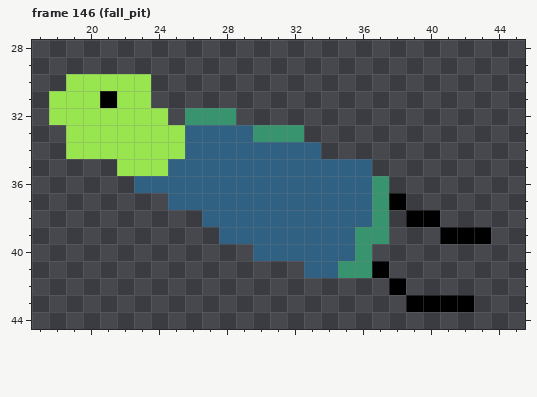
Edited in one commit: pixel-art file (scenes/player/player.aseprite). Above, as it was before the edit.
64x64 pixels, 156 frames. Shown: frame 146 (fall_pit): x 17..45, y 28..44. The commit also changed other frames, which this record leaves out.
After:
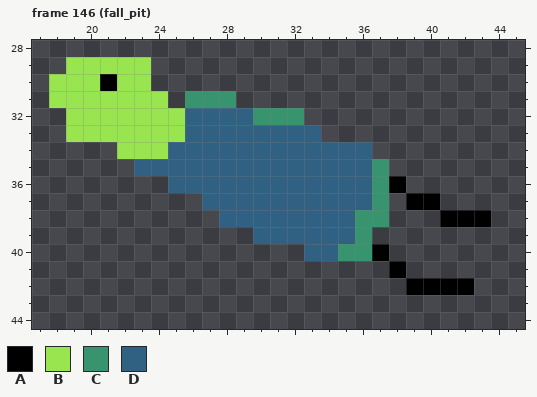
Palette (. is transparent): A #000000  B #99e550  C #37946e  D #306082
Commit: Tweak fall, fix combo bug
Diff:
{"where": "frame 146 (fall_pit)"}
{"frame":146,"y":29,"x":19,"old":".....","new":"BBBBB"}
{"frame":146,"y":30,"x":18,"old":".","new":"B"}
{"frame":146,"y":30,"x":21,"old":"B","new":"A"}
{"frame":146,"y":31,"x":21,"old":"A","new":"B"}
{"frame":146,"y":31,"x":24,"old":".","new":"B"}
{"frame":146,"y":31,"x":26,"old":"...","new":"CCC"}
{"frame":146,"y":32,"x":18,"old":"B","new":"."}
{"frame":146,"y":32,"x":25,"old":".CCC....","new":"BDDDDCCC"}
{"frame":146,"y":33,"x":30,"old":"CCC.","new":"DDDD"}
{"frame":146,"y":34,"x":19,"old":"BBB","new":"..."}
{"frame":146,"y":34,"x":25,"old":"B","new":"D"}
{"frame":146,"y":34,"x":34,"old":"...","new":"DDD"}
{"frame":146,"y":35,"x":22,"old":"BBB","new":".DD"}
{"frame":146,"y":35,"x":37,"old":".","new":"C"}
{"frame":146,"y":36,"x":23,"old":"DD","new":".."}
{"frame":146,"y":36,"x":38,"old":".","new":"A"}
{"frame":146,"y":37,"x":25,"old":"DD","new":".."}
{"frame":146,"y":37,"x":38,"old":"A..","new":".AA"}
{"frame":146,"y":38,"x":27,"old":"D","new":"."}
{"frame":146,"y":38,"x":36,"old":"D","new":"C"}
{"frame":146,"y":38,"x":39,"old":"AA...","new":"..AAA"}
{"frame":146,"y":39,"x":28,"old":"DD","new":".."}
{"frame":146,"y":39,"x":37,"old":"C","new":"."}
{"frame":146,"y":39,"x":41,"old":"AAA","new":"..."}
{"frame":146,"y":40,"x":30,"old":"DDD","new":"..."}
{"frame":146,"y":40,"x":35,"old":"D","new":"C"}
{"frame":146,"y":40,"x":37,"old":".","new":"A"}
{"frame":146,"y":41,"x":33,"old":"DDCCA.","new":".....A"}
{"frame":146,"y":42,"x":38,"old":"A....","new":".AAAA"}
{"frame":146,"y":43,"x":39,"old":"AAAA","new":"...."}
{"label":"changed","picture_box":[49,57,491,312]}
